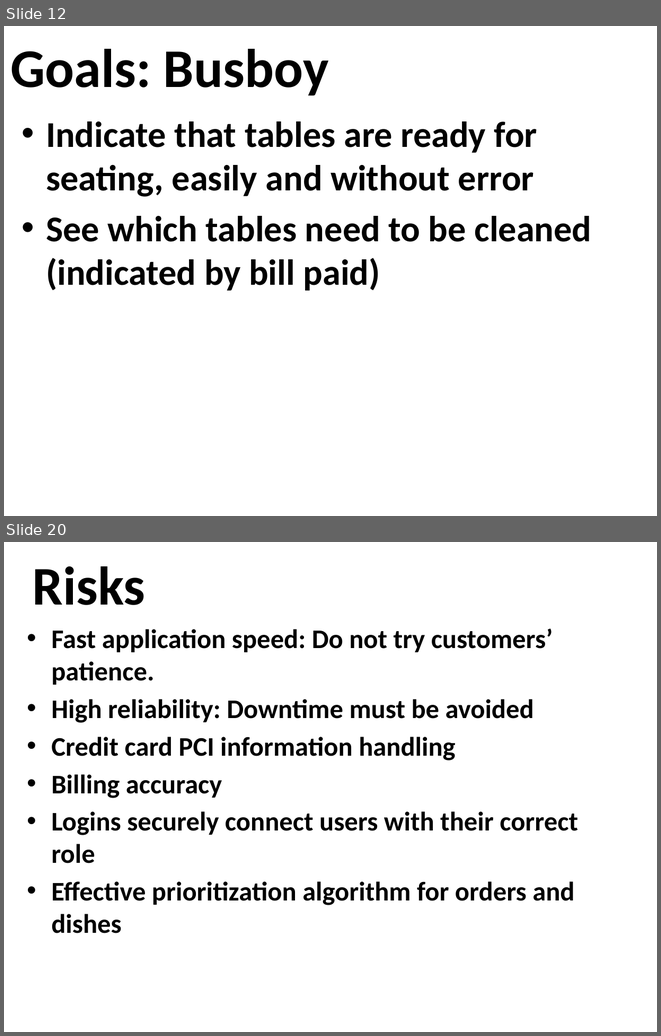
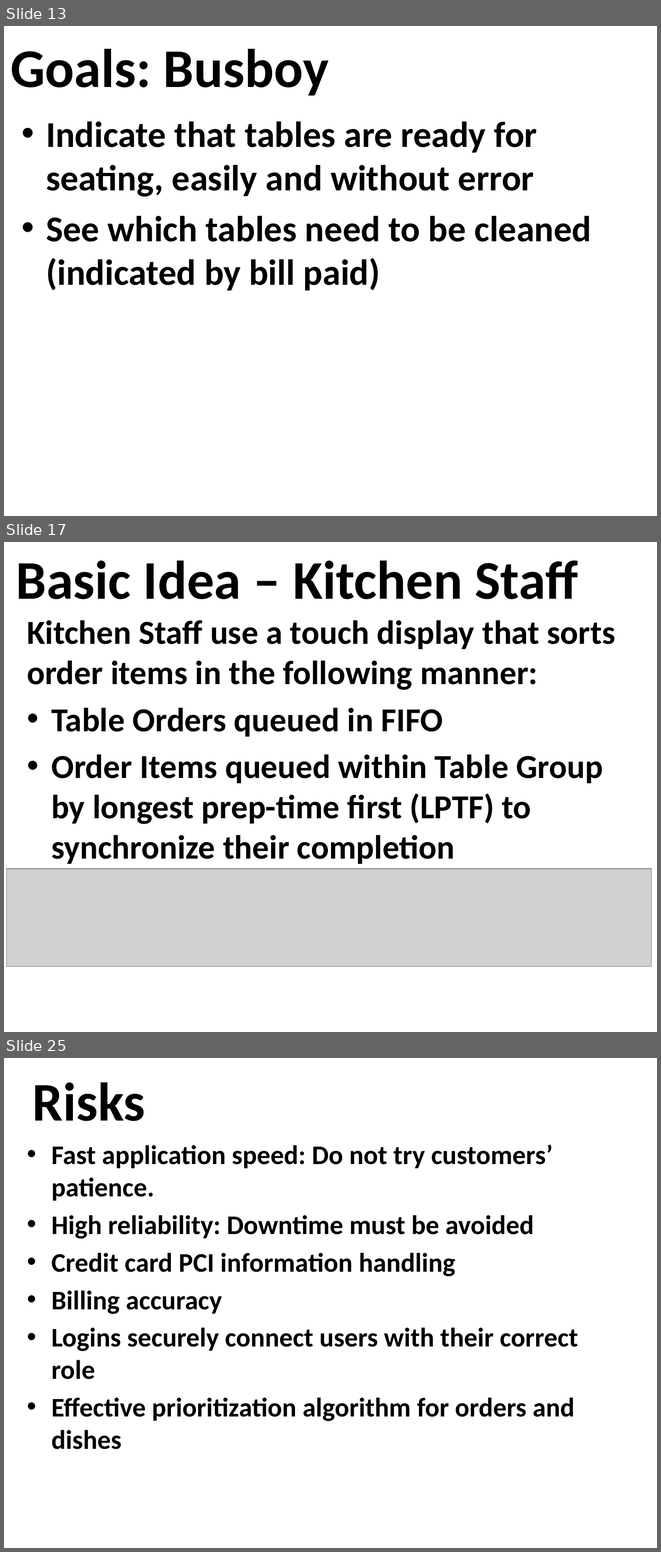
Before and after one commit to osmihi/Capstone, a slide deck: Project Documents/Group3_Presentation1_Capstone.pptx. Shown one above the other, each under a label of ours: slides 12 and 20 before the commit, slides 13, 17 and 25 after it; the slides between them are not shown. The pictures are 661x1036 and 661x1552 pixels, drawn with LibreOffice and Linux fonts; fonts in the diff are those of the drawing; grey boxes stand for pictures; background and template pictures are left out. Boxes give left, top, right and bottom in pixels: in the first picture for what was removed or moved away, otherwise in the second. Text is boxed around its words. In the diff, an @@ line names an element or a change of style, - is before the commit and + after.

```diff
--- a/Project Documents/Group3_Presentation1_Capstone.pptx
+++ b/Project Documents/Group3_Presentation1_Capstone.pptx
@@ slide 17 added at (4, 542, 657, 1032), background picture (left out) @@
@@ title added at (16, 561, 578, 599), 60 pt, text #000000, bold @@
+Basic Idea – Kitchen Staff
@@ text added at (27, 620, 616, 864), 37 pt, text #000000, bold @@
+Kitchen Staff use a touch display that sorts order items in the following manner:
+• Table Orders queued in FIFO
+• Order Items queued within Table Group by longest prep-time first (LPTF) to synchronize their completion
@@ picture added at (6, 868, 651, 967) @@
@@ what was slide 12 is now slide 13 @@
@@ what was slide 20 is now slide 25 @@
```
Also in this commit, not shown: 9 slides changed, 4 other slides added.
